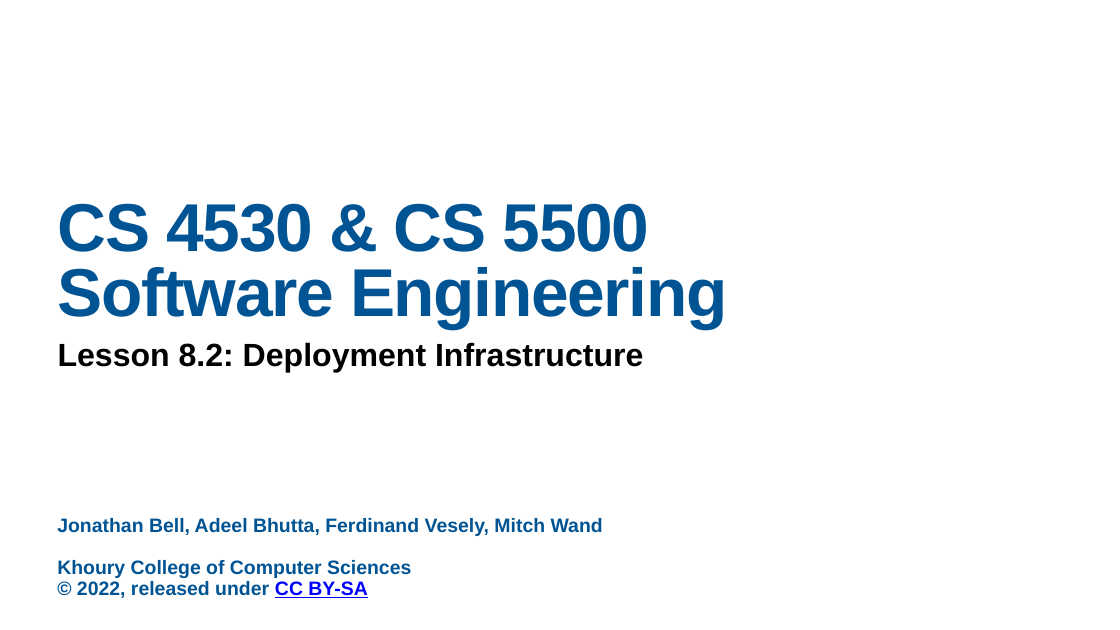
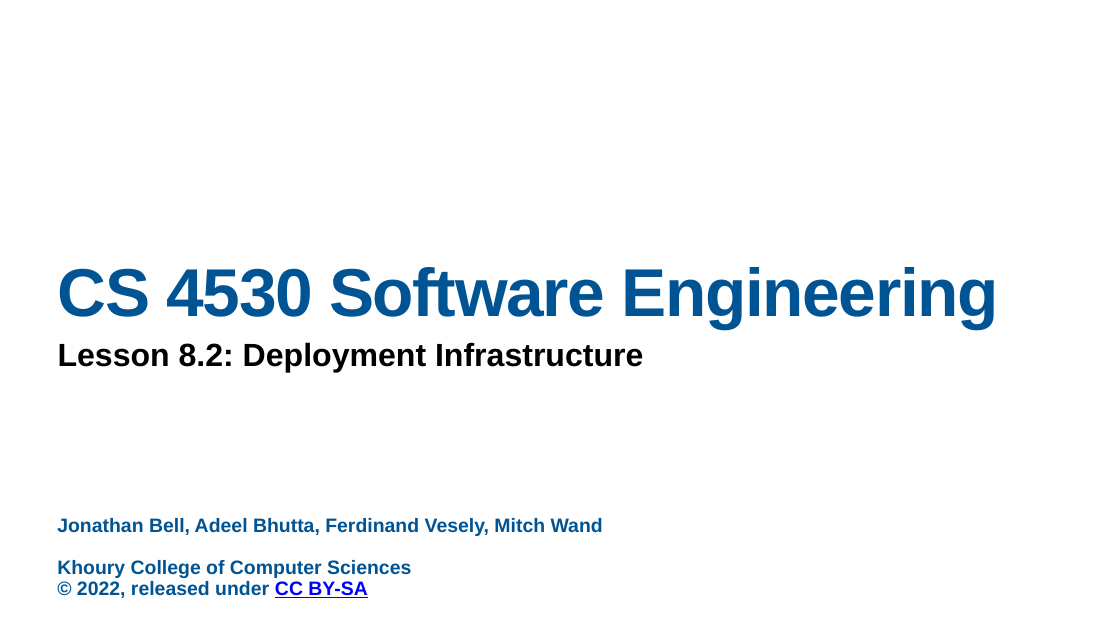
Before and after one commit to neu-se/CS4530-Spring-2022, a slide deck: slide 1 of Slides/Lesson 8.2 Deployment Infrastructure.pptx. Drawn at 1120x630 pixels with LibreOffice and Linux fonts; fonts in the diff are those of the drawing. Boxes give left, top, right and bottom in pixels: in the first picture for what was removed or moved away, otherwise in the second. Text is boxed around its words. In the diff, an @@ line names an element or a change of style, - is before the commit and + after.

Commit message:
Remove CS 5500 from titles

```diff
--- a/Slides/Lesson 8.2 Deployment Infrastructure.pptx
+++ b/Slides/Lesson 8.2 Deployment Infrastructure.pptx
@@ title at <box>58,267,998,329</box>: text changed @@
-CS 4530 & CS 5500
-Software Engineering
+CS 4530 Software Engineering
```
